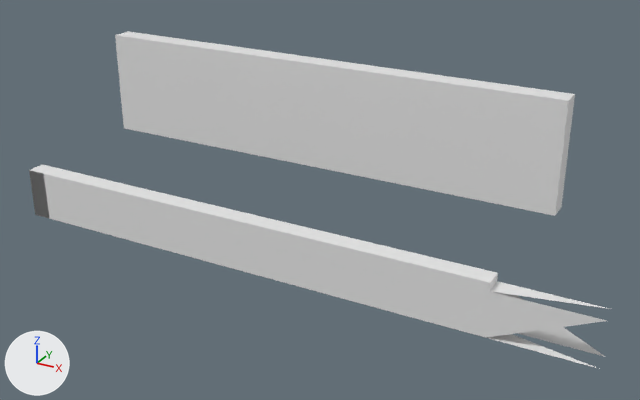
What one commit did to the OBJ model models/areas/fields_risen/preview_stone_-1_-5.obj.
Camera for both pictures: a 50 mm lens placed at (9.2, 118.9, 23.7), pointed at (-17.5, 167.5, -0.6). Lighting does not change. The marker at lower left points along +X, +Y and +Z. The picture after the commit comes second. Where no turn or scale is listed for an object, it has been applied to the vertices. Vertices at exactly the same position are counted once.

The older version as bpy lines, for what is in view:
```python
me_preview_stone__1__5 = bpy.data.meshes.new('preview_stone_-1_-5')
me_preview_stone__1__5.from_pydata(...)  # 24 vertices, 32 faces; spans x -40.0..3.2, y 160.9..175.4, z -3.5..6.9
ob_preview_stone__1__5 = bpy.data.objects.new('preview_stone_-1_-5', me_preview_stone__1__5)
ob_preview_stone__1__5.location = (0.0, 0.0, 0.0)
```
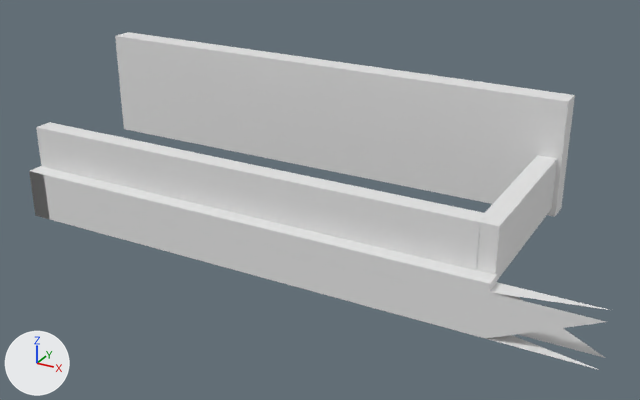
Changed parts and their boxes (x1, y1, x2, y2) in the pictures (640 x 400 px; the box of a moved part takes in the faces that stretch with it):
'preview_stone_-1_-5', reshaped: before (29, 31, 609, 368); after (29, 32, 609, 370)
part 1 of me_preview_stone__1__5, added: after (476, 155, 557, 280)
part 2 of me_preview_stone__1__5, added: after (36, 122, 487, 270)
part 3 of me_preview_stone__1__5, moved or reshaped: before (115, 31, 575, 216); after (115, 32, 575, 217)
part 4 of me_preview_stone__1__5, moved or reshaped: before (29, 164, 609, 368); after (29, 166, 609, 370)

Edits to the bpy script that builds the scene:
```text
Change me_preview_stone__1__5:
    used by ob_preview_stone__1__5; location = (0.0, 0.0, 0.0)
    remove me_preview_stone__1__5.from_pydata(...)  # 24 vertices, 32 faces; spans x -40.0..3.2, y 160.9..175.4, z -3.5..6.9
    add me_preview_stone__1__5.from_pydata(...)  # 40 vertices, 56 faces; spans x -40.0..3.2, y 160.9..175.4, z -3.6..6.8
    me_preview_stone__1__5 part 1: a new loose piece, a box spanning x -4.6..-3.3, y 162.1..173.8, z -0.7..2.9
    me_preview_stone__1__5 part 2: a new loose piece, a box spanning x -37.6..-4.4, y 162.0..163.3, z -0.7..3.0
    me_preview_stone__1__5 part 3: the loose piece of 8 vertices spanning x -40.0..-3.0, y 173.8..175.4, z -1.1..6.9 is moved by (0.0, 0.0, -0.1)
    me_preview_stone__1__5 part 4
    11 vertices are removed from x -37.7..3.2, y 160.9..162.2, z -3.5..-0.5
    18 faces are deleted
    5 vertices move within x -37.7..-3.2, y 160.9..162.2, z 0.0
    6 vertices are added at (-3.2, 160.9, -0.6), (-3.2, 162.2, -0.6), (3.2, 162.2, -0.6), (3.2, 160.9, -3.6), (3.2, 160.9, -0.6), (3.2, 162.2, -3.6)
    5 new vertices lie (0.0, 0.0, -3.6) away from vertices in x -37.7..-3.2, y 160.9..162.2, z 0.0
    18 new faces join them
```
